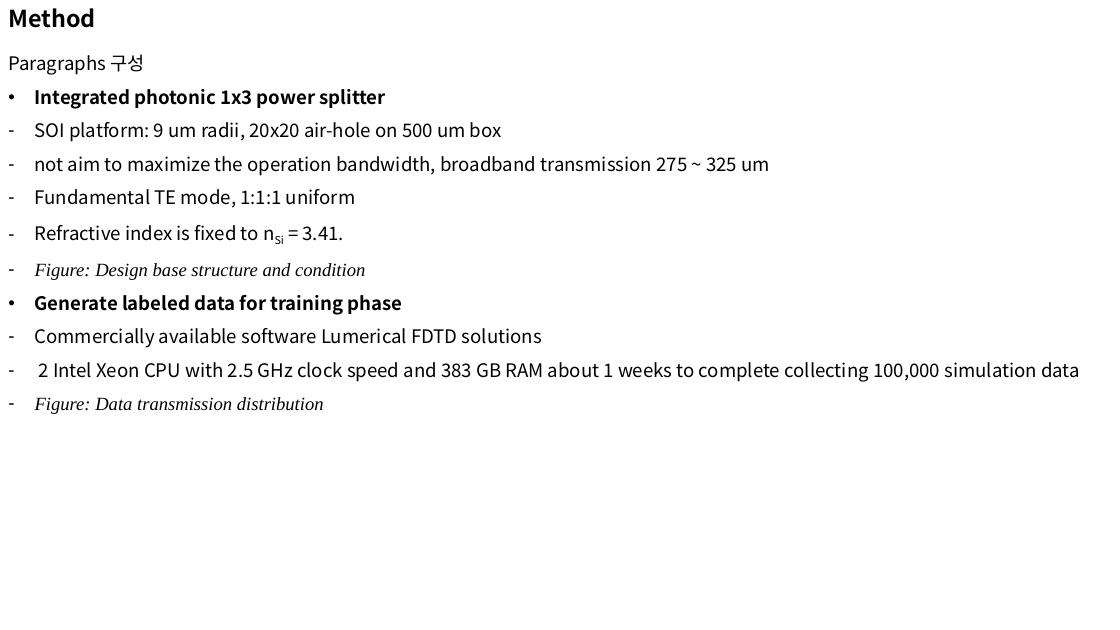
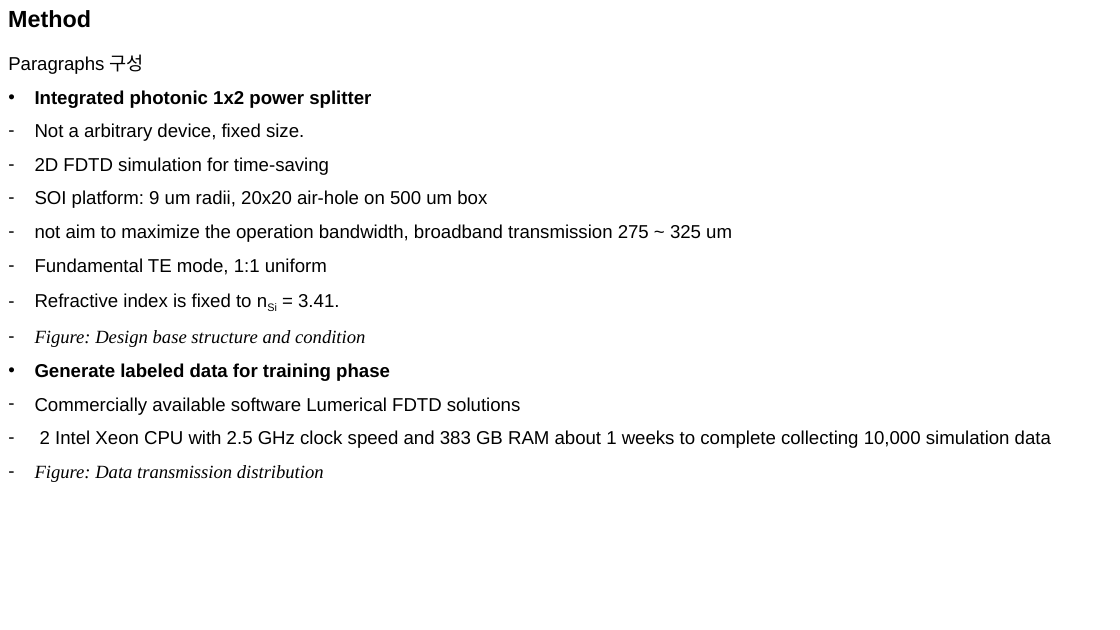
Before and after one commit to jglee96/NBTP_Lab, a slide deck: slide 4 of 개인/석사학위논문/Manuscript Preparation.pptx (slide 3 before the commit). Drawn at 1120x630 pixels with LibreOffice and Linux fonts; fonts in the diff are those of the drawing. Boxes give left, top, right and bottom in pixels: in the first picture for what was removed or moved away, otherwise in the second. Text is boxed around its words. In the diff, an @@ line names an element or a change of style, - is before the commit and + after.

```diff
--- a/개인/석사학위논문/Manuscript Preparation.pptx
+++ b/개인/석사학위논문/Manuscript Preparation.pptx
@@ text "Method" at [8, 10, 91, 28]: font Noto Sans CJK KR to Arial @@
@@ text at [8, 54, 732, 415]: font Noto Sans CJK KR to Arial in "Paragraphs 구성", "SOI platform: 9 um radii, 20x20 air-hole ...", "not aim to maximize the operation bandwidth, ...", "Refractive index is fixed to nSi = ..." and 2 more places @@
@@ text at [35, 90, 371, 175]: text changed; font Noto Sans CJK KR to Arial; bold off @@
-• Integrated photonic 1x3 power splitter
+• Integrated photonic 1x2 power splitter
+– Not a arbitrary device, fixed size.
+– 2D FDTD simulation for time-saving
@@ text at [35, 258, 327, 275]: text changed; font Noto Sans CJK KR to Arial @@
-– Fundamental TE mode, 1:1:1 uniform
+– Fundamental TE mode, 1:1 uniform
@@ text at [40, 430, 1051, 448]: text changed; font Noto Sans CJK KR to Arial @@
-– 2 Intel Xeon CPU with 2.5 GHz clock speed and 383 GB RAM about 1 weeks to complete collecting 100,000 simulation data
+– 2 Intel Xeon CPU with 2.5 GHz clock speed and 383 GB RAM about 1 weeks to complete collecting 10,000 simulation data
```
Also in this commit, not shown: 3 other slides changed, 1 slide added, 1 other file.
